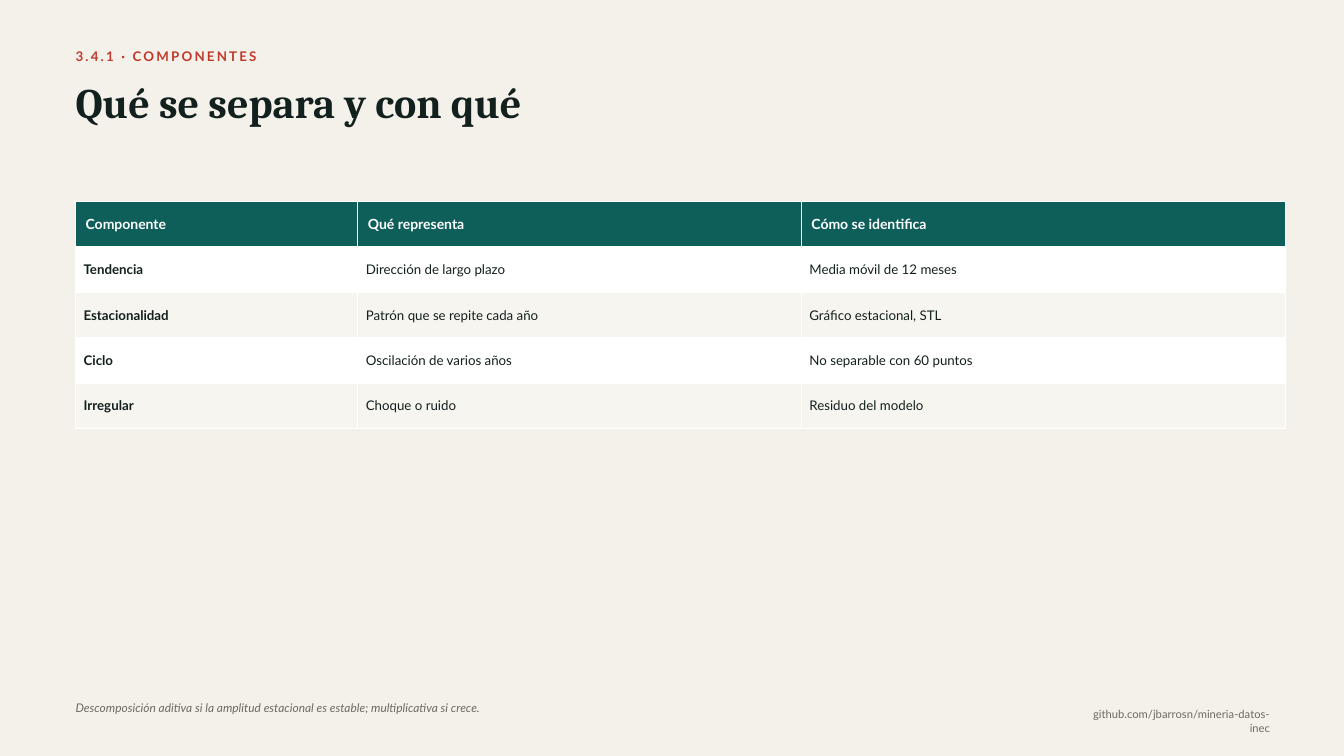
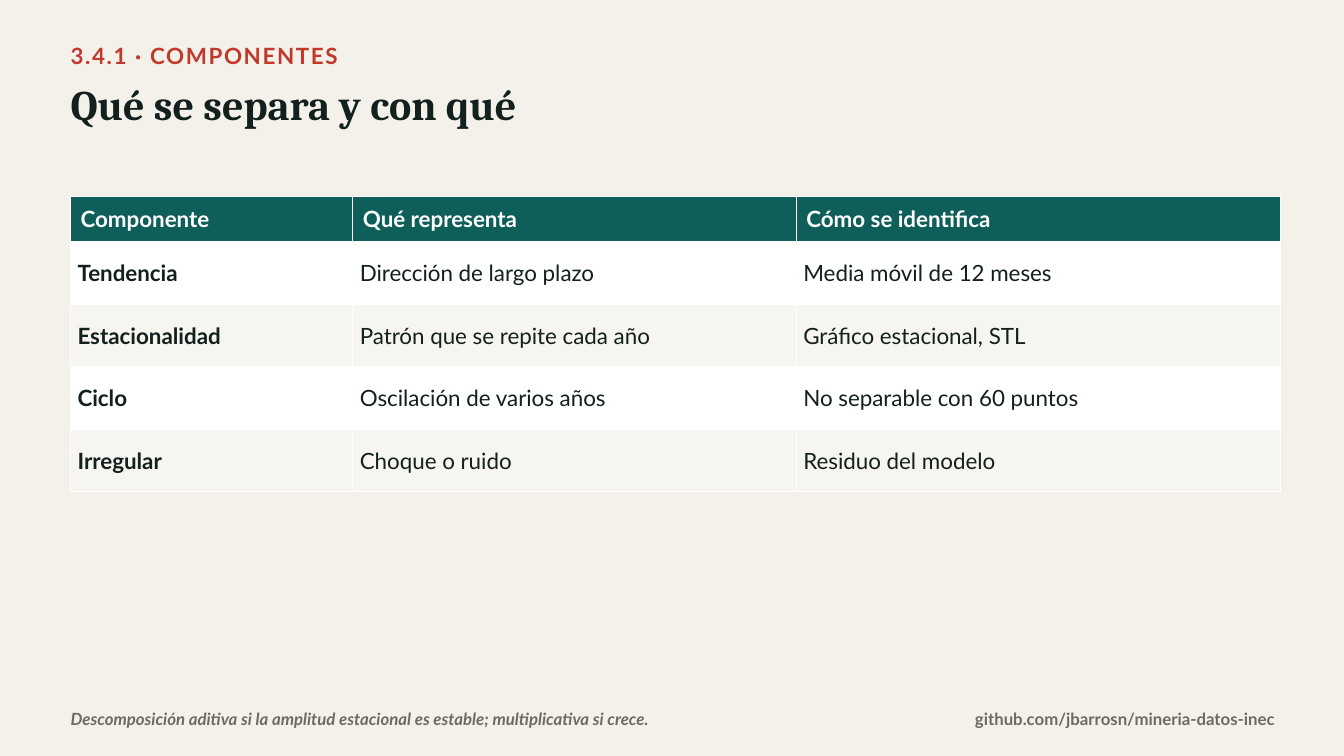
Before and after one commit to jbarrosn/mineria-datos-inec, a slide deck: slide 4 of docs/diapositivas/04_analisis_temporal.pptx. Drawn at 1344x756 pixels with LibreOffice and Linux fonts; fonts in the diff are those of the drawing. Boxes give left, top, right and bottom in pixels: in the first picture for what was removed or moved away, otherwise in the second. Text is boxed around its words. In the diff, an @@ line names an element or a change of style, - is before the commit and + after.

```diff
--- a/docs/diapositivas/04_analisis_temporal.pptx
+++ b/docs/diapositivas/04_analisis_temporal.pptx
@@ text "3.4.1 · COMPONENTES" at [71,47,338,64]: size 9.5 to 16 pt, letter spacing 1.6 to 1.2 pt @@
@@ text "Qué se separa y con ..." at [71,90,517,130]: line spacing 0.98 to 0.95 @@
@@ table at [71,197,1280,492] @@
@@ size 10 to 16 pt in "Componente", "Qué representa", "Cómo se identifica" @@
@@ size 9.5 to 16 pt in "Tendencia", "Dirección de largo plazo", "Media móvil de 12 meses", "Estacionalidad" and 8 more places @@
@@ table: place and size @@
-table at [76,202,1286,429]
+table at [71,197,1280,492]
@@ text "Descomposición aditiva si la amplitud ...": place and size @@
-text "Descomposición aditiva si la amplitud ..." at [76,703,480,714]
+text "Descomposición aditiva si la amplitud ..." at [71,712,648,728]
@@ text "Descomposición aditiva si la amplitud ..." at [71,712,648,728]: size 8.5 to 12 pt, bold on @@
@@ text "github.com/jbarrosn/mineria-datos-inec": place and size @@
-text "github.com/jbarrosn/mineria-datos-inec" at [1093,710,1270,732]
+text "github.com/jbarrosn/mineria-datos-inec" at [975,712,1275,728]
@@ text "github.com/jbarrosn/mineria-datos-inec" at [975,712,1275,728]: size 8 to 12 pt, bold on @@
```
Also in this commit, not shown: 11 other slides changed, 5 other files.
